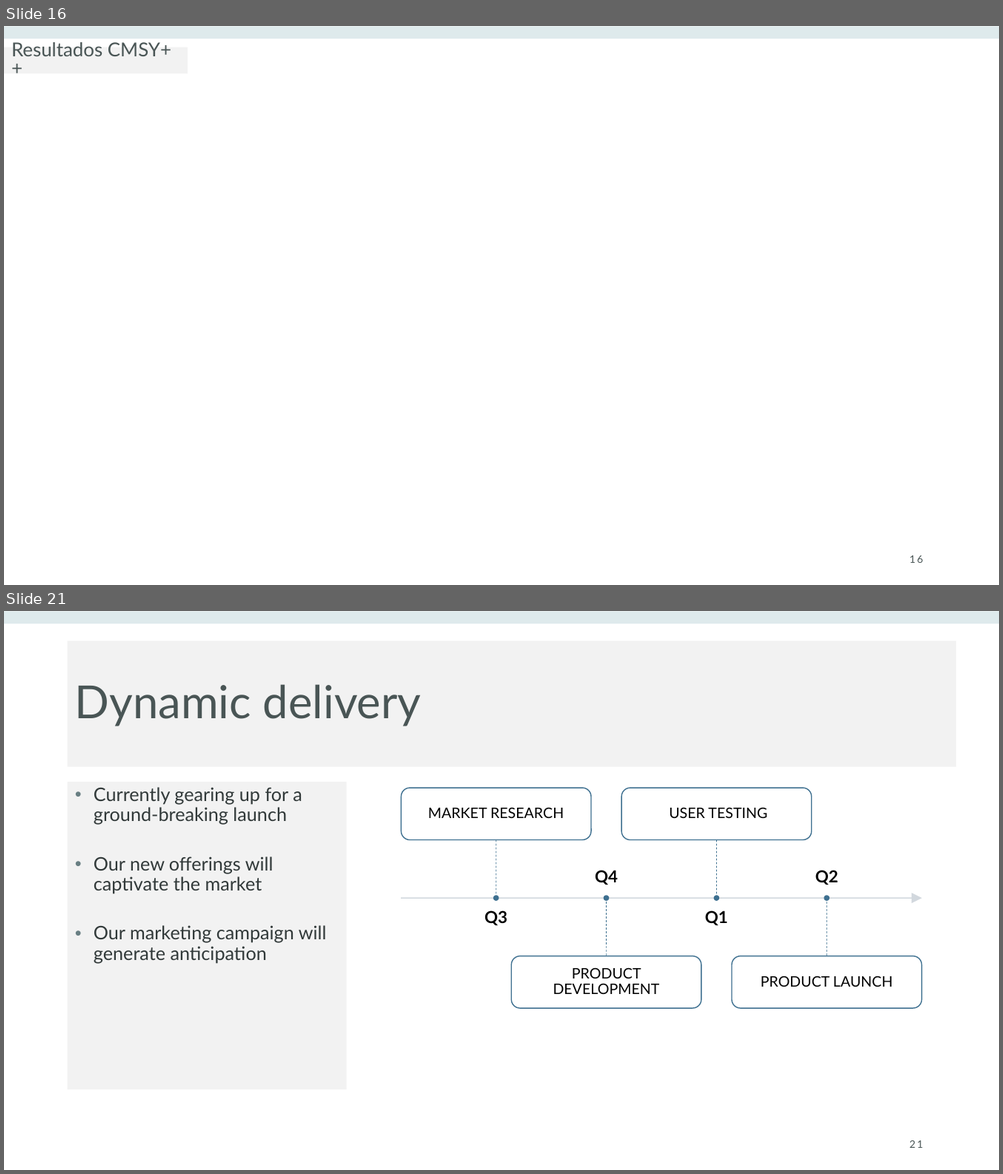
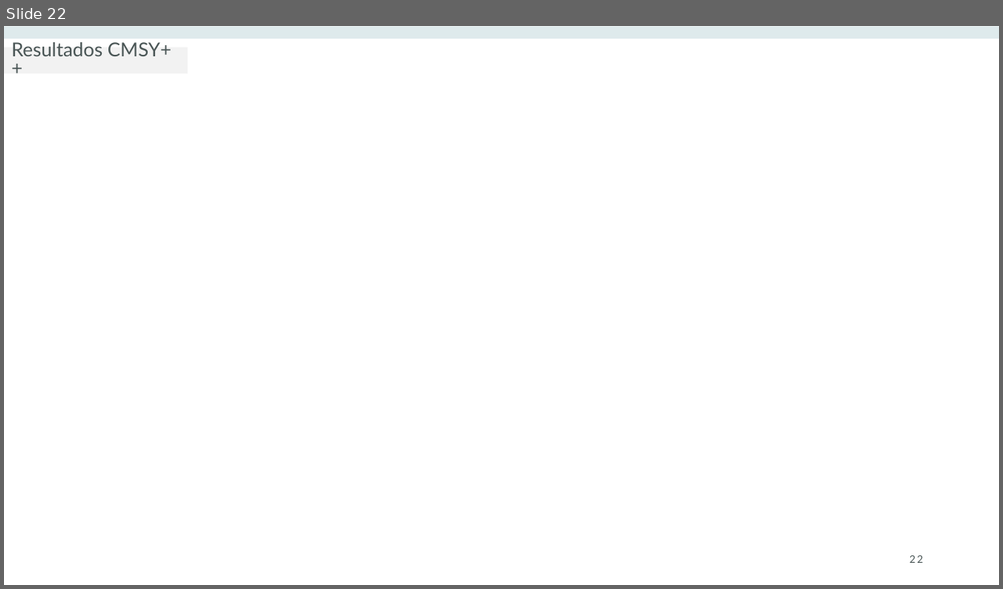
Before and after one commit to lucazsilva/Cabo-Verde---Stock-Assessment, a slide deck: Catch models/Avaliação da Cavala (Decapterus macarellus).pptx. Shown one above the other, each under a label of ours: slides 16 and 21 before the commit, slide 22 after it; the slides between them are not shown. The pictures are 1003x1174 and 1003x589 pixels, drawn with LibreOffice and Linux fonts; fonts in the diff are those of the drawing; background and template pictures are left out. Boxes give left, top, right and bottom in pixels: in the first picture for what was removed or moved away, otherwise in the second. Text is boxed around its words. In the diff, an @@ line names an element or a change of style, - is before the commit and + after.

```diff
--- a/Catch models/Avaliação da Cavala (Decapterus macarellus).pptx
+++ b/Catch models/Avaliação da Cavala (Decapterus macarellus).pptx
@@ slide 21 removed at [4,611,999,1170], background #FFFFFF; not listed: 1 template element that a slide beside it also shows @@
@@ title removed at [68,641,956,767] @@
-Dynamic delivery
@@ text removed at [68,782,347,1090] @@
-• Currently gearing up for a ground-breaking launch
-• Our new offerings will captivate the market
-• Our marketing campaign will generate anticipation
@@ group removed at [401,788,922,1008]: 8 texts, 4 rounded rectangles, 4 lines, 4 ellipses, 1 arrow @@
-Q3
-MARKET RESEARCH
-Q4
-PRODUCT DEVELOPMENT
-Q1
-USER TESTING
-Q2
-PRODUCT LAUNCH
@@ page number removed at [909,1141,922,1148] @@
-21
@@ what was slide 16 is now slide 22 @@
@@ page number at [909,556,922,563]: text changed @@
-16
+22
```
Also in this commit, not shown: 7 slides changed, 10 slides added, 11 other slides removed, 2 other files.
